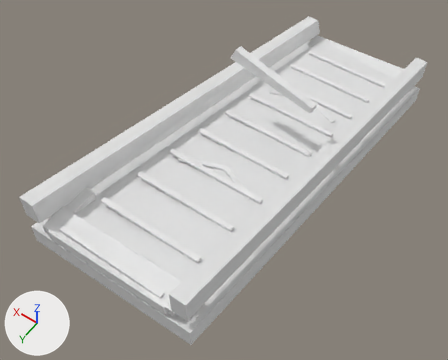
An edit to the glTF model assets/source/infrastructure/directorate/conveyors/models/ramp_down/damaged_lod1.glb, drawn before and after from the same camera.
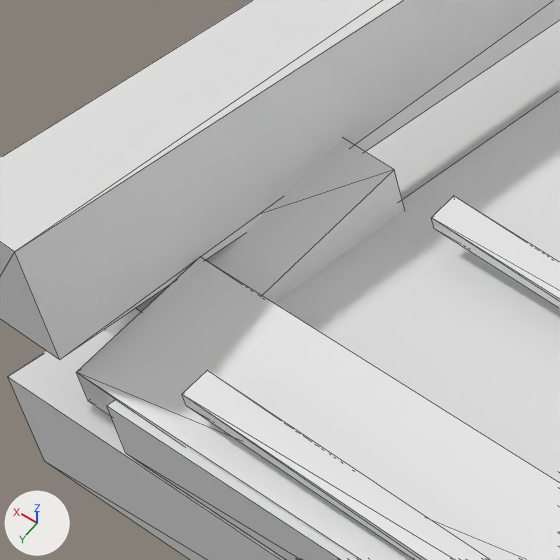
Each version appears first whole from a 50 mm lens placed at (-0.2038, 0.3577, 0.8289), pointed at (0.0148, 0.0516, 0.3479), and next in a close-up on the part from 7% to 27% of the width and 46% to 71% of the height. The lights are fixed; the arrows at lower left show +X, +Y and +Z. The last two pictures show the newer version. The close-ups show mesh edges as thin lines. Vertices at exactly the same position are counted once.

Names of what the first close-up shows: 'damaged_lod1'.
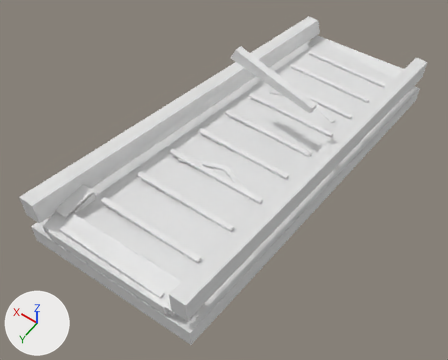
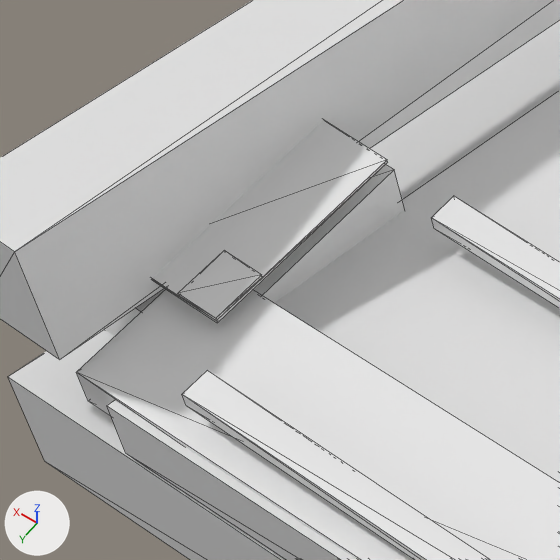
Changed parts and their boxes [x1, y1, x2, y2] in the close-ups (560 x 560 px):
part 1 of me_damaged_lod1, added: after [153, 120, 388, 323]
part 2 of me_damaged_lod1, added: after [178, 251, 262, 321]

Diff of the bpy script that builds the scene:
```diff
--- a/assets/source/infrastructure/directorate/conveyors/models/ramp_down/damaged_lod1.glb.py
+++ b/assets/source/infrastructure/directorate/conveyors/models/ramp_down/damaged_lod1.glb.py
@@ me_damaged_lod1 @@
 # used by ob_damaged_lod1; location = (0.0, 0.0, 0.0)
-me_damaged_lod1.from_pydata(...)  # 336 vertices, 544 faces; spans x -0.078..0.082, y -0.222..0.222, z 0.289..0.461
+me_damaged_lod1.from_pydata(...)  # 352 vertices, 568 faces; spans x -0.078..0.082, y -0.222..0.222, z 0.289..0.461
+# me_damaged_lod1 part 1: a new loose piece, a box spanning x 0.05556..0.07278, y 0.17444..0.20611, z 0.43083..0.43139
+# me_damaged_lod1 part 2: a new loose piece, a box spanning x 0.05556..0.06222, y 0.19778..0.20611, z 0.43144..0.432
```
